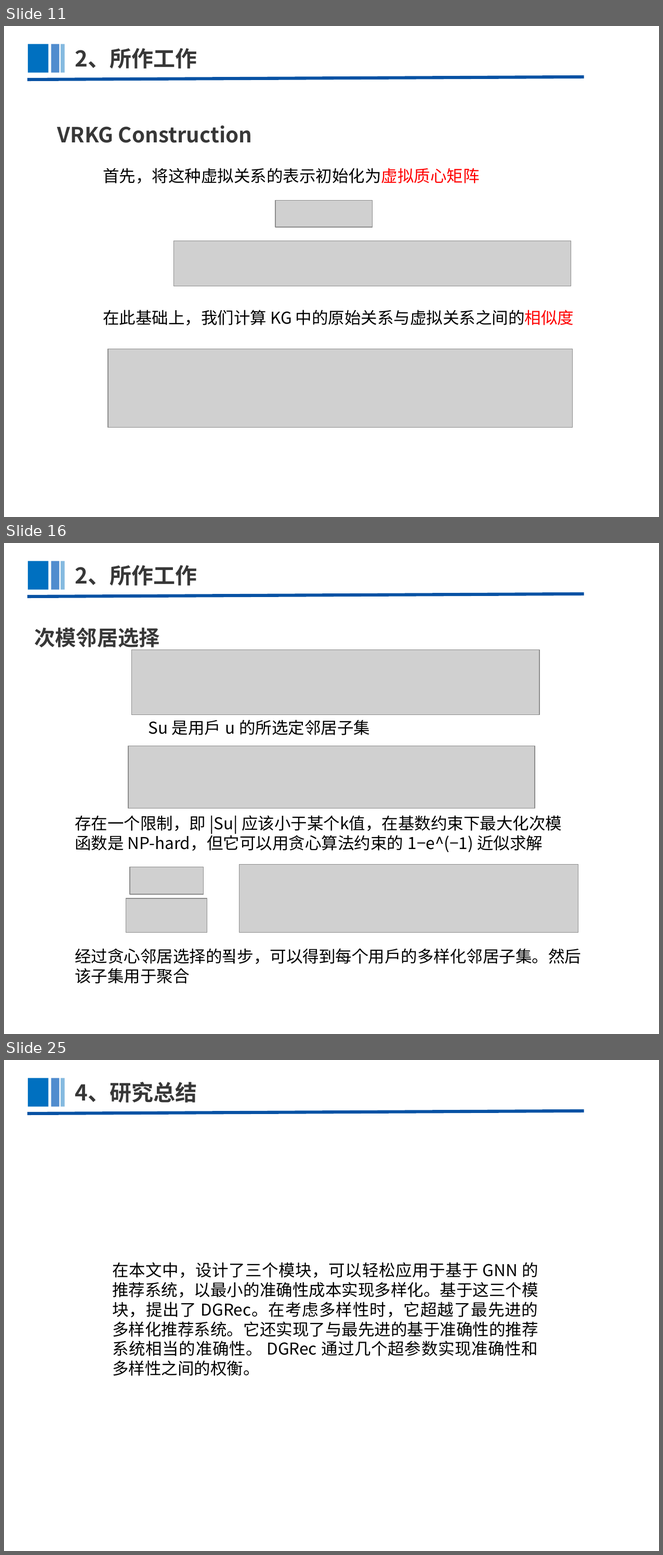
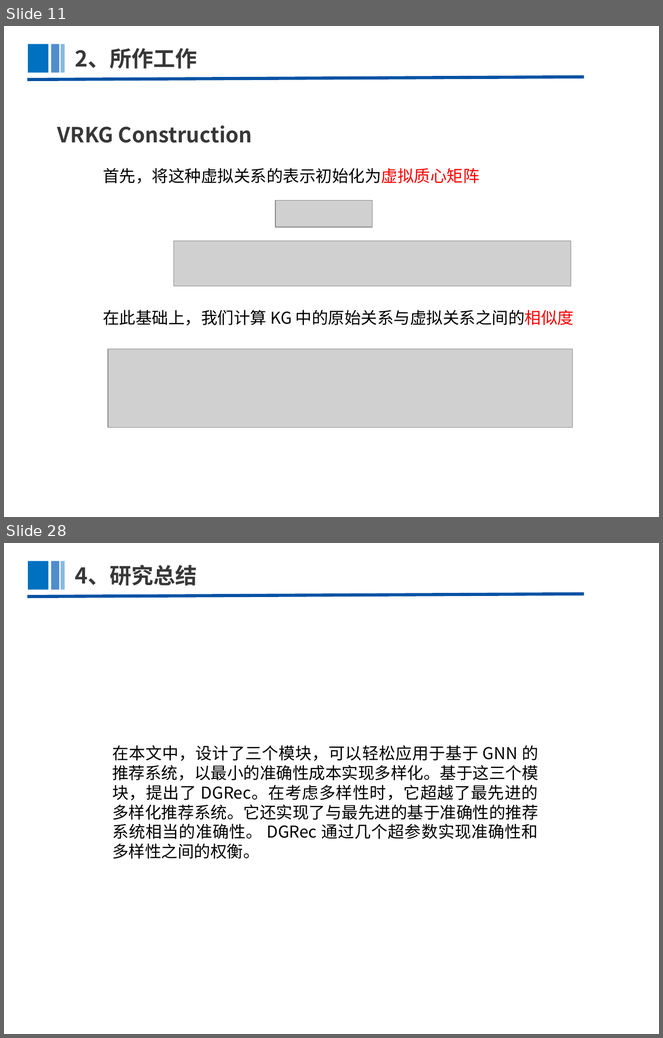
Before and after one commit to AzureSX/Paper, a slide deck: Knowledge Graph For Recommendation/VRKG4Rec/VRKG4Rec.pptx. Shown one above the other, each under a label of ours: slides 11, 16 and 25 before the commit, slides 11 and 28 after it; the slides between them are not shown. The pictures are 663x1555 and 663x1038 pixels, drawn with LibreOffice and Linux fonts; fonts in the diff are those of the drawing; grey boxes stand for pictures. Boxes give left, top, right and bottom in pixels: in the first picture for what was removed or moved away, otherwise in the second. Text is boxed around its words. In the diff, an @@ line names an element or a change of style, - is before the commit and + after.

```diff
--- a/Knowledge Graph For Recommendation/VRKG4Rec/VRKG4Rec.pptx
+++ b/Knowledge Graph For Recommendation/VRKG4Rec/VRKG4Rec.pptx
@@ slide 16 removed at [4,543,659,1034], background #FFFFFF @@
@@ rectangle removed at [28,561,49,589] @@
@@ rectangle removed at [51,561,59,589] @@
@@ rectangle removed at [61,561,65,589] @@
@@ text removed at [75,565,197,586] @@
-2、所作工作
@@ line removed from (27, 597) to (584, 594) @@
@@ text removed at [34,628,160,651] @@
-次模邻居选择
@@ picture removed at [132,650,540,715] @@
@@ text removed at [149,720,370,735] @@
-Su 是用户 u 的所选定邻居子集
@@ picture removed at [128,746,535,808] @@
@@ text removed at [75,815,562,852] @@
-存在一个限制，即 |Su| 应该小于某个k值，在基数约束下最大化次模函数是 NP-hard，但它可以用贪心算法约束的 1−e^(−1) 近似求解
@@ picture removed at [130,867,203,895] @@
@@ picture removed at [239,865,579,933] @@
@@ picture removed at [126,899,207,933] @@
@@ text removed at [75,949,581,984] @@
-经过贪心邻居选择的푘步，可以得到每个用户的多样化邻居子集。然后该子集用于聚合
@@ what was slide 25 is now slide 28 @@
```
Also in this commit, not shown: 7 slides changed, 10 slides added, 6 other slides removed, 2 other files.
